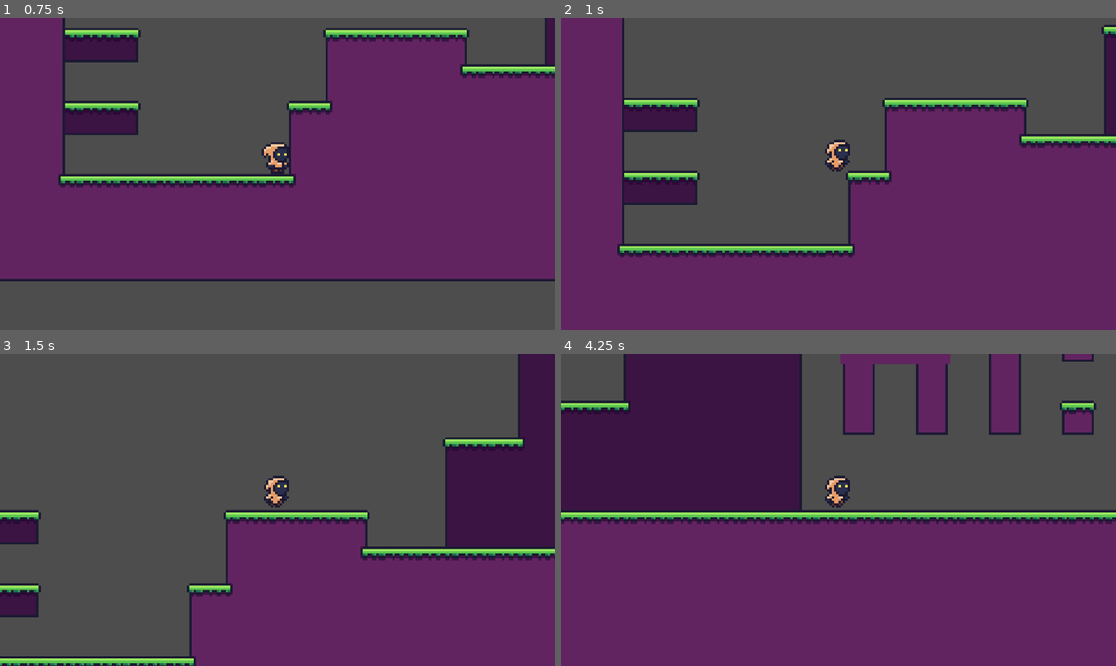
Above: before the commit, frames 1-4 (two rows, left to right).
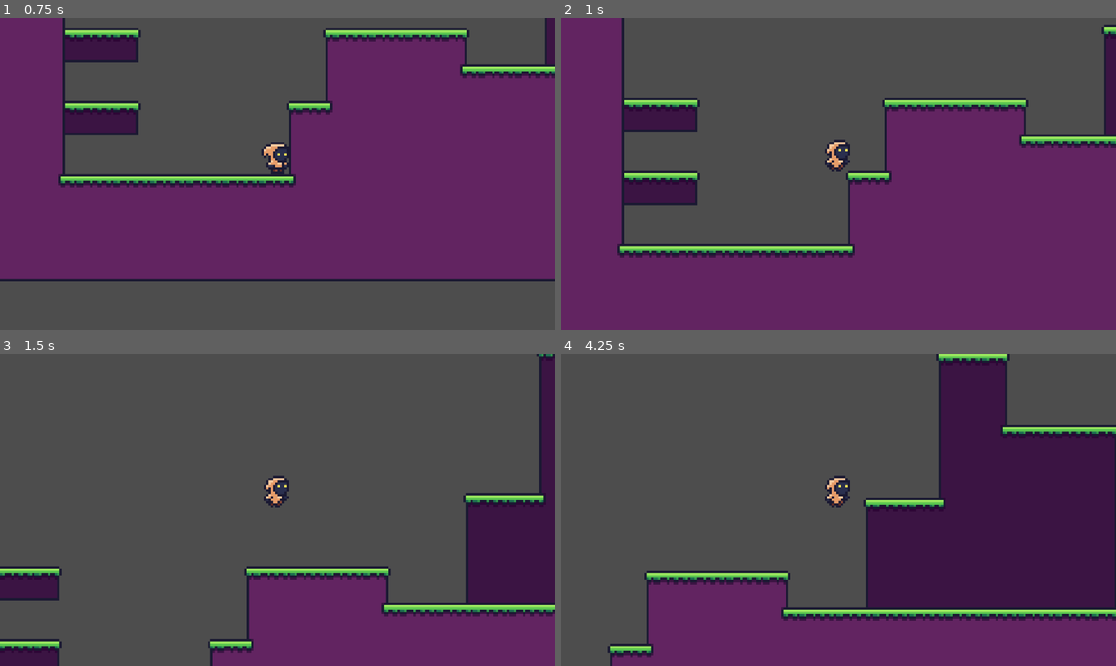
Above: after the commit, the same moments.

Repository: Greeper-T/godotTestProject2DRougePlatformer
Game: Godot game, scene res://assets/scenes/playable/area_1.tscn
Same seed, same stepped clock (60 frames per second), same inputs: the game is played once before the commit and once after it.
Inputs:
- Up to frame 1 (0.75 s): hold D (moveRight) from 0.53 s (still down); hold Shift (sprint, bound only after the commit) from 0.53 s (still down)
- Up to frame 2 (1 s): keep holding D (moveRight); keep holding Shift (sprint, bound only after the commit); tap Space (jump) at 0.77, 0.8 s
- Up to frame 3 (1.5 s): keep holding D (moveRight); tap Space (jump) at 1.07, 1.35 s; release Shift (sprint, bound only after the commit) at 1.28 s
- Up to frame 4 (4.25 s): tap Space (jump) at 1.52, 1.82, 2.3, 3.02, 3.32, 3.6, 3.77, 4.07 s; tap Shift (sprint, bound only after the commit) at 1.55, 2.85 s; release D (moveRight) at 2.03 s; hold A (moveLeft) 2.03-2.78 s; hold Shift (sprint, bound only after the commit) 2.03-2.78 s; hold D (moveRight) from 2.78 s (still down)

Frame 1 is identical in both runs. In frame 2, 0.5% of the frame differs, in the area x 10-100%, y 0-77%; in frame 3, 24%; in frame 4, 70%, in the area x 0-100%, y 0-100%.

Commit message:
doubleJump and sprint

Diff:
--- a/2dgametestproject/assets/scenes/playable/area_1.tscn
+++ b/2dgametestproject/assets/scenes/playable/area_1.tscn
@@ -248,6 +248,7 @@
 4:5/0 = 0
 4:5/0/terrain_set = 0
 4:5/0/terrain = 1
+4:5/0/physics_layer_0/polygon_0/points = PackedVector2Array(4, -8, 8, -8, 8, -4, 4, -4)
 4:5/0/terrains_peering_bit/right_side = 1
 4:5/0/terrains_peering_bit/bottom_right_corner = 1
 4:5/0/terrains_peering_bit/bottom_side = 1
@@ -258,6 +259,7 @@
 5:5/0 = 0
 5:5/0/terrain_set = 0
 5:5/0/terrain = 1
+5:5/0/physics_layer_0/polygon_0/points = PackedVector2Array(-8, -8, -4, -8, -4, -4, -8, -4)
 5:5/0/terrains_peering_bit/right_side = 1
 5:5/0/terrains_peering_bit/bottom_right_corner = 1
 5:5/0/terrains_peering_bit/bottom_side = 1
@@ -329,11 +331,10 @@
 tile_set = SubResource("TileSet_0x5rg")
 format = 2
 layer_0/name = "oneWayGround"
-layer_0/tile_data = PackedInt32Array(-65539, 131072, 7, -655 …(816 unchanged characters)… 4, 65536, 4, -196613, 0, 7, -65541, 0, 7)
+layer_0/tile_data = PackedInt32Array(-65539, 131072, 7, -655 …(816 unchanged characters)… 4, 65536, 4, -196613, 0, 7, -65541, 0, 7, -655341, 196608, 4, -589805, 196608, 5, -524269, 262144, 5, -458733, 196608, 5, -393197, 196608, 6, -524268, 65536, 7, -655339, 196608, 4, -589803, 196608, 5, -524267, 327680, 5, -458731, 196608, 5, -393195, 196608, 6, -524265, 196608, 4, -458729, 196608, 5, -393193, 196608, 6, -655337, 196608, 7, -655335, 196608, 4, -589799, 196608, 5, -524263, 196608, 6, -393191, 196608, 7)
 layer_1/name = "ground"
-layer_1/tile_data = PackedInt32Array(65532, 65536, 0, 131076 …(8222 unchanged characters)… 5330, 0, 1, -720866, 0, 1, -786402, 0, 1, -655343, 196608, 0, -589807, 196608, 1, -524271, 262144, 1, -458735, 196608, 1, -393199, 196608, 2, -524270, 65536, 0, -524269, 327680, 1, -393197, 196608, 2, -458733, 196608, 1, -589805, 196608, 1, -655341, 196608, 0, -524267, 196608, 0, -458731, 196608, 1, -393195, 196608, 2, -655339, 196608, 3, -655337, 196608, 0, -589801, 196608, 1, -524265, 196608, 2, -393193, 196608, 3)
+layer_1/tile_data = PackedInt32Array(65532, 65536, 0, 131076 …(8222 unchanged characters)… 5330, 0, 1, -720866, 0, 1, -786402, 0, 1)
 
 [node name="player" parent="." instance=ExtResource("2_sv561")]
 position = Vector2(7, -10)
-speed = 5
 jumpPower = 8
--- a/2dgametestproject/assets/scenes/player.tscn
+++ b/2dgametestproject/assets/scenes/player.tscn
@@ -3,6 +3,38 @@
 [ext_resource type="Script" path="res://assets/scripts/playerController.gd" id="1_3xbbv"]
 [ext_resource type="Texture2D" uid="uid://2x2hl1f71e77" path="res://assets/sprites/player.png" id="1_381pq"]
 [ext_resource type="Script" path="res://assets/scripts/player_animator.gd" id="2_4y2mp"]
+
+[sub_resource type="Animation" id="Animation_8mv7r"]
+length = 0.001
+tracks/0/type = "value"
+tracks/0/imported = false
+tracks/0/enabled = true
+tracks/0/path = NodePath("playerAnimator/Sprite2D:region_rect")
+tracks/0/interp = 1
+tracks/0/loop_wrap = true
+tracks/0/keys = {
+"times": PackedFloat32Array(0),
+"transitions": PackedFloat32Array(1),
+"update": 0,
+"values": [Rect2(0, 0, 16, 16)]
+}
+
+[sub_resource type="Animation" id="Animation_c242m"]
+resource_name = "fall"
+loop_mode = 1
+step = 0.25
+tracks/0/type = "value"
+tracks/0/imported = false
+tracks/0/enabled = true
+tracks/0/path = NodePath("playerAnimator/Sprite2D:region_rect")
+tracks/0/interp = 1
+tracks/0/loop_wrap = true
+tracks/0/keys = {
+"times": PackedFloat32Array(0),
+"transitions": PackedFloat32Array(1),
+"update": 0,
+"values": [Rect2(0, 48, 16, 16)]
+}
 
 [sub_resource type="Animation" id="Animation_ml684"]
 resource_name = "idle"
@@ -22,8 +54,10 @@
 "values": [Rect2(0, 0, 16, 16), Rect2(16, 0, 16, 16), Rect2(32, 0, 16, 16), Rect2(48, 0, 16, 16), Rect2(64, 0, 16, 16), Rect2(80, 0, 16, 16), Rect2(96, 0, 16, 16), Rect2(96, 0, 16, 16)]
 }
 
-[sub_resource type="Animation" id="Animation_8mv7r"]
-length = 0.001
+[sub_resource type="Animation" id="Animation_xnwp6"]
+resource_name = "jump"
+loop_mode = 1
+step = 0.25
 tracks/0/type = "value"
 tracks/0/imported = false
 tracks/0/enabled = true
@@ -34,7 +68,7 @@
 "times": PackedFloat32Array(0),
 "transitions": PackedFloat32Array(1),
 "update": 0,
-"values": [Rect2(0, 0, 16, 16)]
+"values": [Rect2(0, 32, 16, 16)]
 }
 
 [sub_resource type="Animation" id="Animation_kqvjw"]
@@ -52,40 +86,6 @@
 "transitions": PackedFloat32Array(1, 1, 1, 1, 1),
 "update": 0,
 "values": [Rect2(0, 16, 16, 16), Rect2(16, 16, 16, 16), Rect2(32, 16, 16, 16), Rect2(48, 16, 16, 16), Rect2(0, 16, 16, 16)]
-}
-
-[sub_resource type="Animation" id="Animation_xnwp6"]
-resource_name = "jump"
-loop_mode = 1
-step = 0.25
-tracks/0/type = "value"
-tracks/0/imported = false
-tracks/0/enabled = true
-tracks/0/path = NodePath("playerAnimator/Sprite2D:region_rect")
-tracks/0/interp = 1
-tracks/0/loop_wrap = true
-tracks/0/keys = {
-"times": PackedFloat32Array(0),
-"transitions": PackedFloat32Array(1),
-"update": 0,
-"values": [Rect2(0, 32, 16, 16)]
-}
-
-[sub_resource type="Animation" id="Animation_c242m"]
-resource_name = "fall"
-loop_mode = 1
-step = 0.25
-tracks/0/type = "value"
-tracks/0/imported = false
-tracks/0/enabled = true
-tracks/0/path = NodePath("playerAnimator/Sprite2D:region_rect")
-tracks/0/interp = 1
-tracks/0/loop_wrap = true
-tracks/0/keys = {
-"times": PackedFloat32Array(0),
-"transitions": PackedFloat32Array(1),
-"update": 0,
-"values": [Rect2(0, 48, 16, 16)]
 }
 
 [sub_resource type="AnimationLibrary" id="AnimationLibrary_w0dtb"]
--- a/2dgametestproject/assets/scripts/playerController.gd
+++ b/2dgametestproject/assets/scripts/playerController.gd
@@ -1,12 +1,14 @@
 extends CharacterBody2D
 class_name PlayerController
 
-@export var speed = 10
+@export var speed = 3
 @export var jumpPower = 10
 
 var speedMultiplier = 30
 var jumpMultiplier = -30
 var direction = 0
+var jumpsLeft = 1
+var sprintSpeed = speed + 3
 
 
 #const SPEED = 300.0
@@ -16,12 +18,21 @@
 func _physics_process(delta: float) -> void:
 	# Add the gravity.
 	if not is_on_floor():
-
 		velocity += get_gravity() * delta
+	else:
+		jumpsLeft = 1
 
 	# Handle jump.
 	if Input.is_action_just_pressed("jump") and is_on_floor():
 		velocity.y = jumpPower * jumpMultiplier
+	elif Input.is_action_just_pressed("jump") and jumpsLeft >= 1:
+		velocity.y = jumpPower * jumpMultiplier
+		jumpsLeft -= 1
+
+	if Input.is_action_pressed("sprint"):
+		speed = sprintSpeed
+	else:
+		speed = sprintSpeed - 3
 
 	# Get the input direction and handle the movement/deceleration.
 	# As good practice, you should replace UI actions with custom gameplay actions.
--- a/2dgametestproject/project.godot
+++ b/2dgametestproject/project.godot
@@ -32,6 +32,11 @@
 "events": [Object(InputEventKey,"resource_local_to_scene":false,"resource_name":"","device":-1,"window_id":0,"alt_press …(192 unchanged characters)…
 ]
 }
+sprint={
+"deadzone": 0.5,
+"events": [Object(InputEventKey,"resource_local_to_scene":false,"resource_name":"","device":-1,"window_id":0,"alt_pressed":false,"shift_pressed":false,"ctrl_pressed":false,"meta_pressed":false,"pressed":false,"keycode":0,"physical_keycode":4194325,"key_label":0,"unicode":0,"location":0,"echo":false,"script":null)
+]
+}
 
 [rendering]
 
